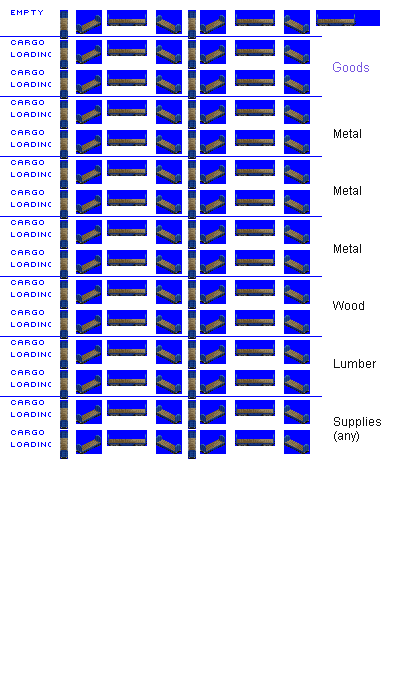
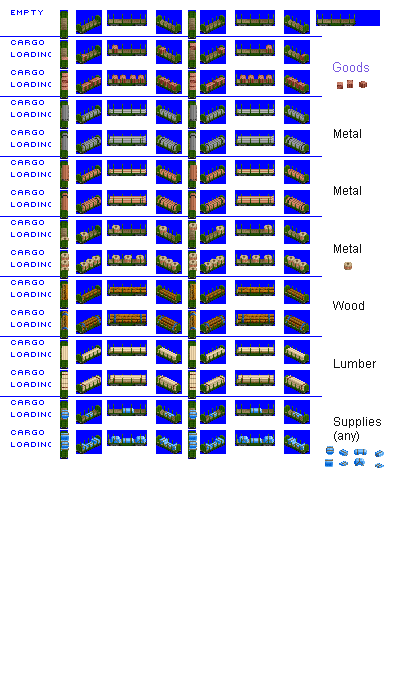
Revision of a layered 400×700 image; what changed, layer by layer:
added layer "stakes" above "loads" over [85, 18, 350, 451]
added layer "loads" above "Background" over [61, 43, 384, 468]
added layer "Background" over [60, 11, 384, 468]
